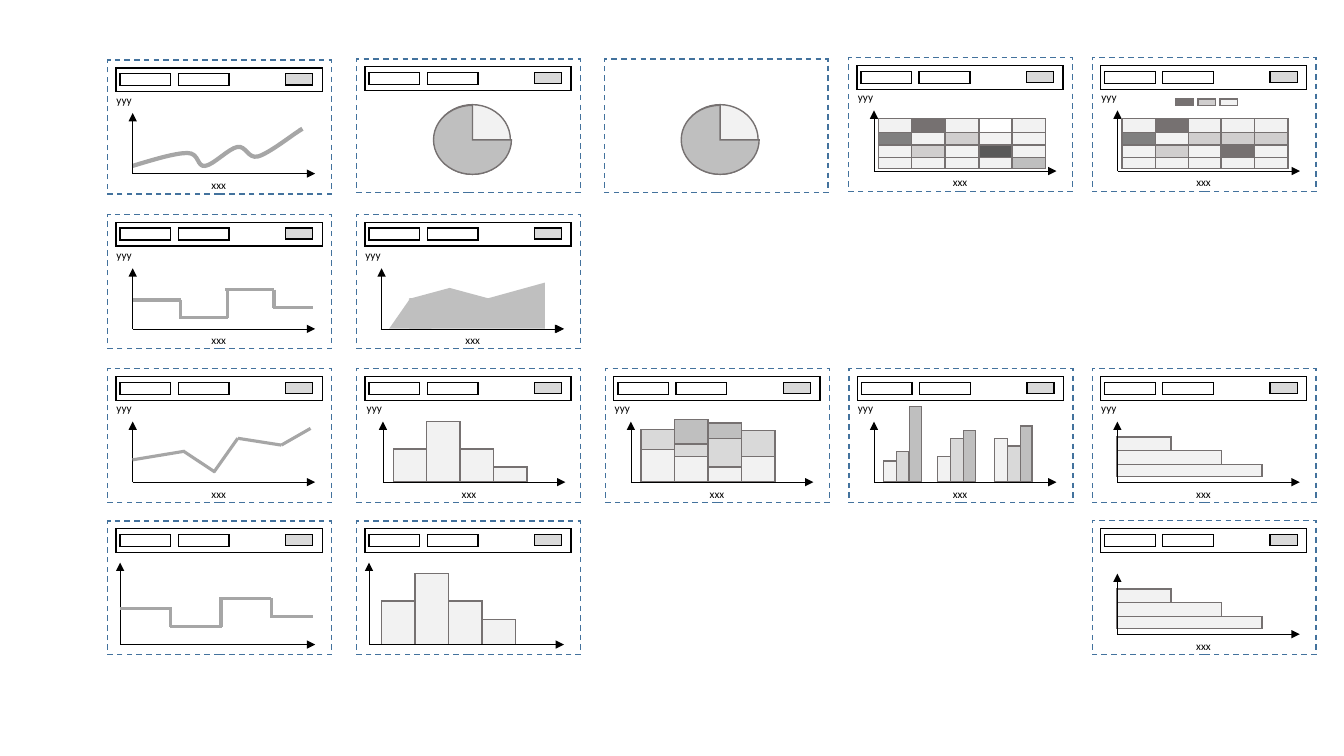
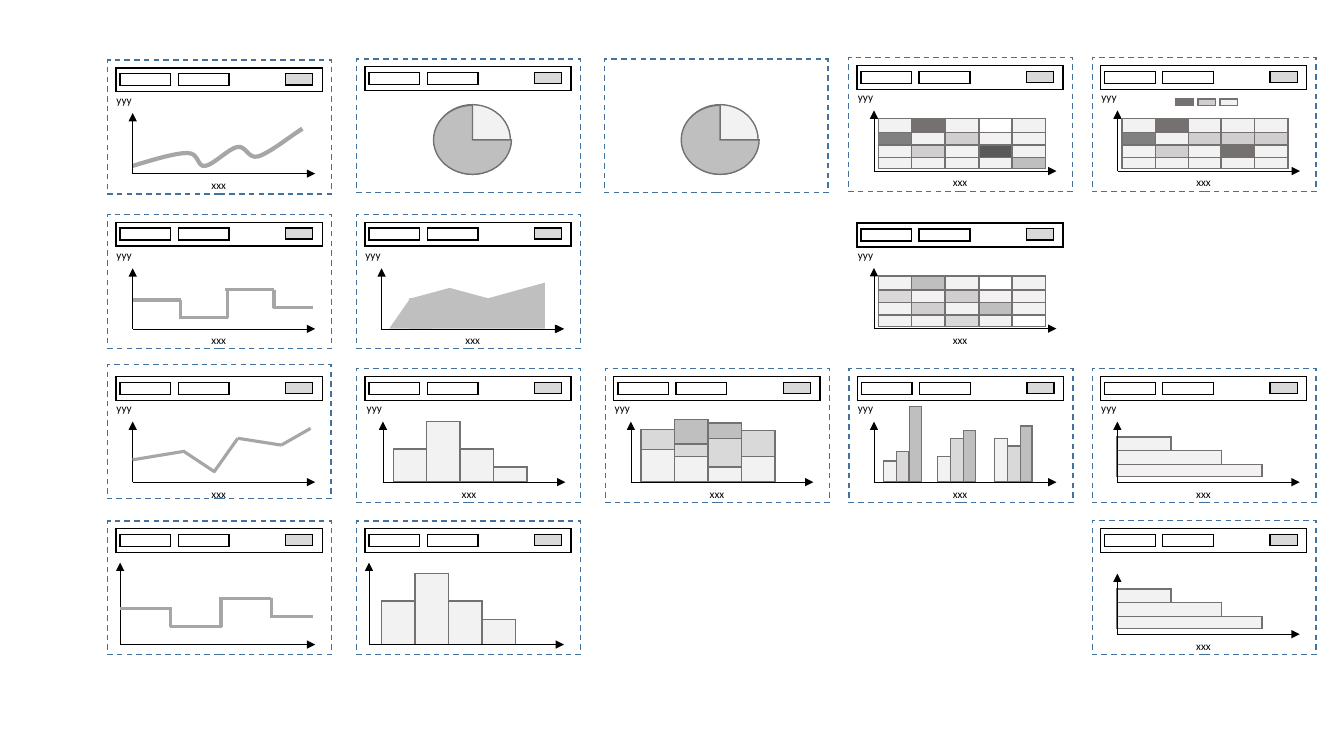
Before and after one commit to ExFace/Core, a slide deck: slide 4 of Docs/documentation/uxon_presets.pptx. Drawn at 1344x756 pixels with LibreOffice and Linux fonts; fonts in the diff are those of the drawing. Boxes give left, top, right and bottom in pixels: in the first picture for what was removed or moved away, otherwise in the second. Text is boxed around its words. In the diff, an @@ line names an element or a change of style, - is before the commit and + after.

```diff
--- a/Docs/documentation/uxon_presets.pptx
+++ b/Docs/documentation/uxon_presets.pptx
@@ rectangle added at (x1=849, y1=215, x2=1073, y2=349), fill #FFFFFF, outline #FFFFFF 1 pt dashed @@
@@ rectangle added at (x1=857, y1=223, x2=1064, y2=247), fill #FFFFFF, outline #000000 1 pt @@
@@ rectangle added at (x1=861, y1=229, x2=911, y2=241), fill #FFFFFF, outline #000000 1 pt @@
@@ rectangle added at (x1=920, y1=229, x2=970, y2=241), fill #FFFFFF, outline #000000 1 pt @@
@@ rectangle added at (x1=1026, y1=229, x2=1054, y2=240), fill #D9D9D9, outline #000000 1 pt @@
@@ group added at (x1=858, y1=253, x2=1057, y2=344): 2 arrows, 2 texts @@
+xxx
+yyy
@@ rectangle added at (x1=878, y1=288, x2=911, y2=302), fill #D9D9D9, outline #767171 1 pt @@
@@ rectangle added at (x1=878, y1=276, x2=911, y2=290), fill #F2F2F2, outline #767171 1 pt @@
@@ rectangle added at (x1=912, y1=288, x2=946, y2=302), fill #F2F2F2, outline #767171 1 pt @@
@@ rectangle added at (x1=912, y1=276, x2=946, y2=290), fill #BFBFBF, outline #767171 1 pt @@
@@ rectangle added at (x1=946, y1=288, x2=979, y2=302), fill #D0CECE, outline #767171 1 pt @@
@@ rectangle added at (x1=946, y1=276, x2=979, y2=290), fill #F2F2F2, outline #767171 1 pt @@
@@ rectangle added at (x1=979, y1=288, x2=1012, y2=302), fill #F2F2F2, outline #767171 1 pt @@
@@ rectangle added at (x1=979, y1=276, x2=1012, y2=290), fill #FFFFFF, outline #767171 1 pt @@
@@ rectangle added at (x1=1012, y1=288, x2=1046, y2=302), fill #F2F2F2, outline #767171 1 pt @@
@@ rectangle added at (x1=1012, y1=276, x2=1046, y2=290), fill #F2F2F2, outline #767171 1 pt @@
@@ rectangle added at (x1=878, y1=313, x2=911, y2=327), fill #F2F2F2, outline #767171 1 pt @@
@@ rectangle added at (x1=878, y1=301, x2=911, y2=316), fill #F2F2F2, outline #767171 1 pt @@
@@ rectangle added at (x1=912, y1=313, x2=946, y2=327), fill #F2F2F2, outline #767171 1 pt @@
@@ rectangle added at (x1=912, y1=301, x2=946, y2=316), fill #D0CECE, outline #767171 1 pt @@
@@ rectangle added at (x1=946, y1=313, x2=979, y2=327), fill #D9D9D9, outline #767171 1 pt @@
@@ rectangle added at (x1=946, y1=301, x2=979, y2=316), fill #F2F2F2, outline #767171 1 pt @@
@@ rectangle added at (x1=979, y1=313, x2=1012, y2=327), fill #F2F2F2, outline #767171 1 pt @@
@@ rectangle added at (x1=979, y1=301, x2=1012, y2=316), fill #BFBFBF, outline #767171 1 pt @@
@@ rectangle added at (x1=1012, y1=313, x2=1046, y2=327), fill #FFFFFF, outline #767171 1 pt @@
@@ rectangle added at (x1=1012, y1=301, x2=1046, y2=316), fill #F2F2F2, outline #767171 1 pt @@
@@ rectangle moved from (x1=108, y1=369, x2=332, y2=503) to (x1=107, y1=365, x2=331, y2=499) @@
```
Also in this commit, not shown: 3 other slides changed, 2 slides added, 1 slide removed, 27 other files.
